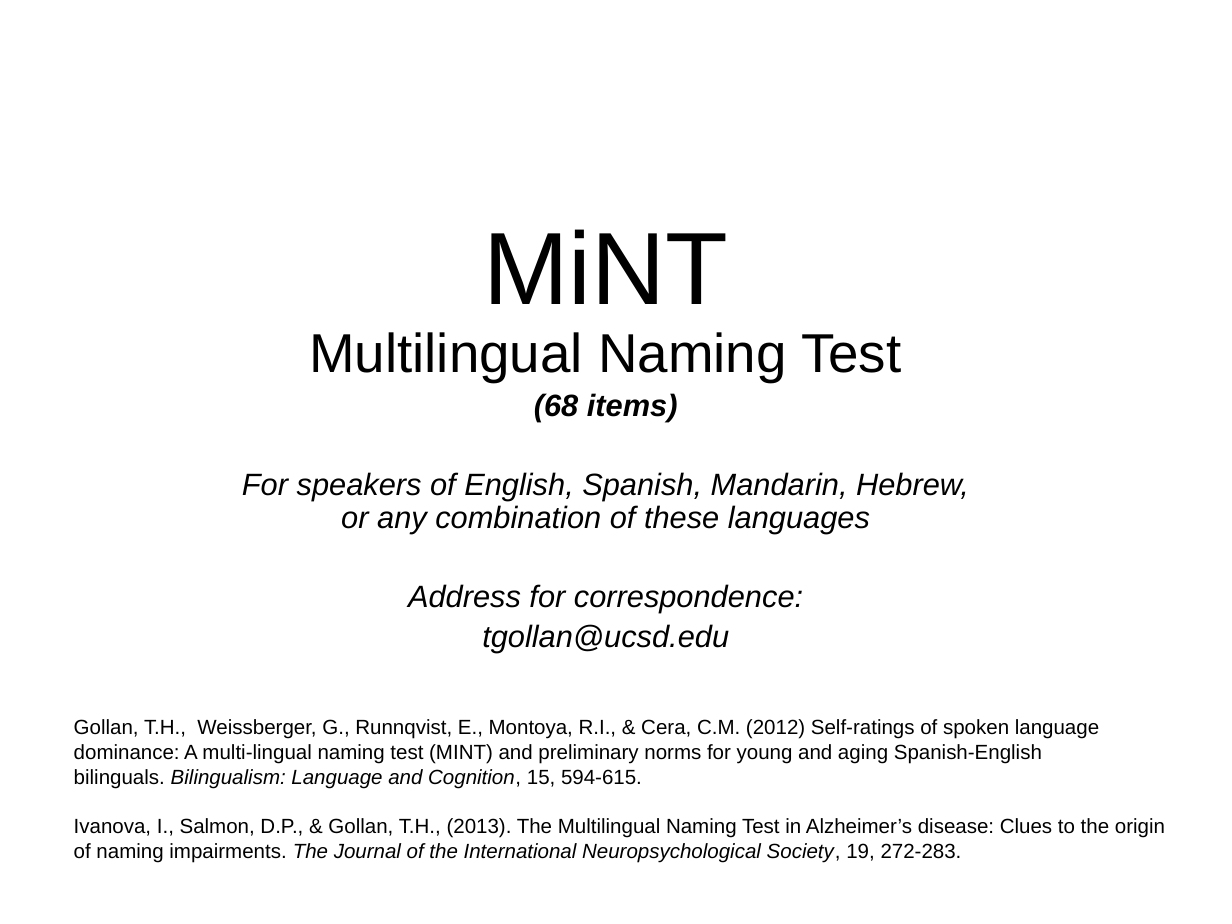
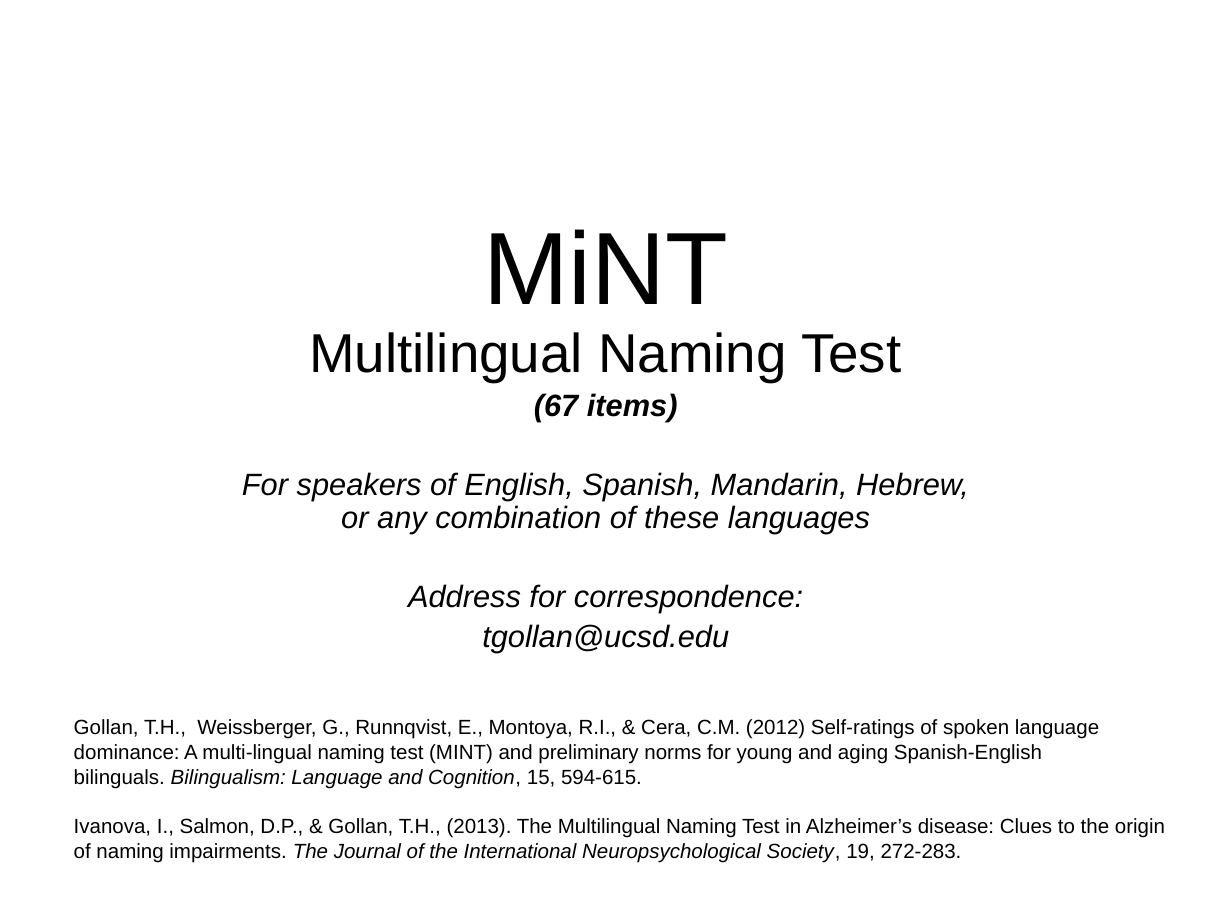
Before and after one commit to jmarkovitsr/ProyectoVCM, a slide deck: slide 1 of MiNT Test.pptx. Drawn at 1232x924 pixels with LibreOffice and Linux fonts; fonts in the diff are those of the drawing. Boxes give left, top, right and bottom in pixels: in the first picture for what was removed or moved away, otherwise in the second. Text is boxed around its words. In the diff, an @@ line names an element or a change of style, - is before the commit and + after.

```diff
--- a/MiNT Test.pptx
+++ b/MiNT Test.pptx
@@ subtitle at (534,393,678,422): text changed @@
-(68 items)
+(67 items)
```
Also in this commit, not shown: 2 other files.
